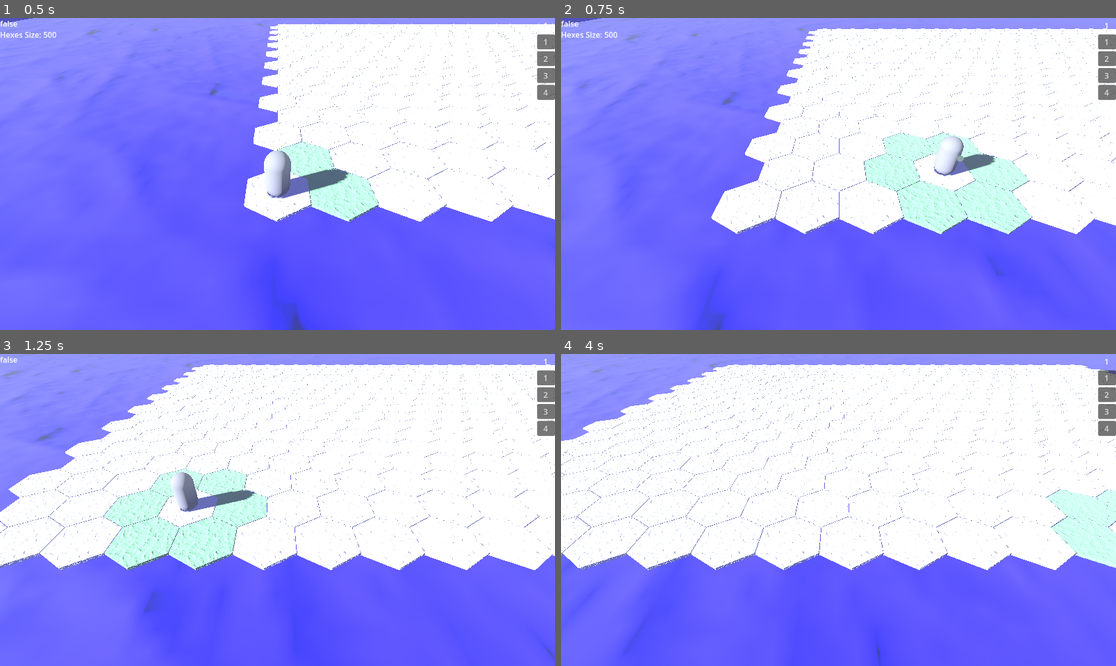
Above: before the commit, frames 1-4 (two rows, left to right).
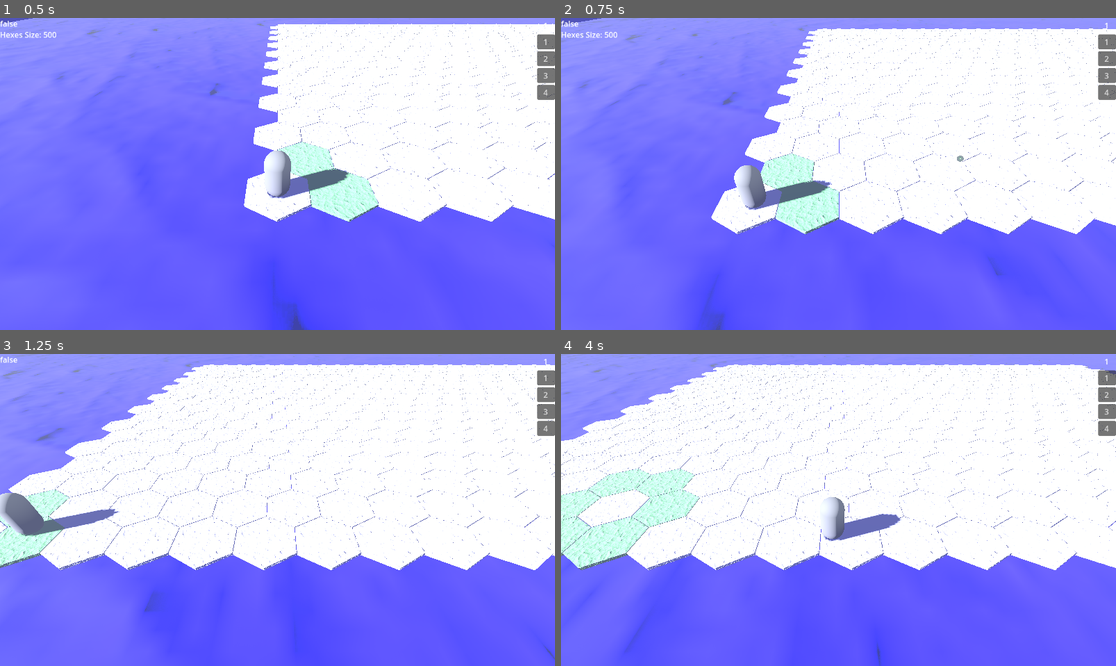
Above: after the commit, the same moments.

Repository: hwesta2001/godot_00
Game: Godot game, scene res://scenes/scn_00.tscn
Two runs of this game, one before a commit and one after it. Both use one fixed random seed, a clock stepped at 60 frames per second and the inputs below.
Inputs (mouse positions are in pixels of both pictures, inside the frame that each line leads up to):
- Up to frame 1 (0.5 s): no input
- Up to frame 2 (0.75 s): move the mouse to (960, 158) at 0.52 s; hold D (right) from 0.53 s (still down); tap Mouse wheel down (cam_down) at 0.6 s; click (960, 158) at 0.67 s
- Up to frame 3 (1.25 s): keep holding D (right)
- Up to frame 4 (4 s): move the mouse to (727, 525) at 1.27 s; release D (right) at 1.28 s; hold S (down) 1.28-2.03 s; tap Mouse wheel up (cam_up) at 1.35, 2.85 s; click (727, 525) at 1.42 s; move the mouse to (894, 441) at 2.02 s; hold D (right) 2.03-2.78 s; tap Mouse wheel down (cam_down) at 2.1, 3.6 s; click (894, 441) at 2.17 s; move the mouse to (810, 572) at 2.77 s; hold W (up) 2.78-3.53 s; click (810, 572) at 2.92 s; move the mouse to (1005, 556) at 3.52 s; hold A (left) from 3.53 s (still down); click (1005, 556) at 3.67 s

Frame 1 is identical in both runs. In frame 2, 8.8% of the frame differs, in the area x 31-85%, y 36-70%; in frame 3, 8.3%; in frame 4, 7.1%.

Commit message:
d

Diff:
--- a/scenes/scn_00.tscn
+++ b/scenes/scn_00.tscn
@@ -6,16 +6,12 @@
 [ext_resource type="Script" path="res://scripts/LightControl.gd" id="2_6j17n"]
 [ext_resource type="PackedScene" uid="uid://c7n4kv3l6253" path="res://scenes/yer.tscn" id="3_tmyn2"]
 [ext_resource type="PackedScene" uid="uid://c2ijghjbwtjet" path="res://scenes/unit.tscn" id="4_mq623"]
-[ext_resource type="Script" path="res://scripts/UnitMover.gd" id="5_moqpe"]
 
 [node name="scn_00" type="Node3D"]
 
 [node name="NOTLAR****" type="Node" parent="."]
 script = ExtResource("1_fluir")
 Not = " Camera biiittti"
-
-[node name="hexes" type="Node" parent="."]
-script = ExtResource("1_yyi4o")
 
 [node name="DirectionalLight3D" type="DirectionalLight3D" parent="."]
 transform = Transform3D(0.364877, 0.432794, -0.824351, 0, 0.885394, 0.464842, 0.931056, -0.16961, 0.32306, 0, 13.8253, 0)
@@ -26,6 +22,9 @@
 [node name="Timer" type="Timer" parent="DirectionalLight3D"]
 wait_time = 0.208
 autostart = true
+
+[node name="hexes" type="Node" parent="."]
+script = ExtResource("1_yyi4o")
 
 [node name="camera_3d" parent="." instance=ExtResource("2_2gx40")]
 transform = Transform3D(1, 0, 0, 0, 0.76806, 0.640378, 0, -0.640378, 0.76806, 0, 4.617, 4.702)
@@ -38,8 +37,5 @@
 
 [node name="unit" parent="." instance=ExtResource("4_mq623")]
 
-[node name="UnitMover" type="Node" parent="."]
-script = ExtResource("5_moqpe")
-
 [connection signal="timeout" from="DirectionalLight3D/Timer" to="DirectionalLight3D" method="_on_timer_timeout"]
-[connection signal="ray_cam_mouse" from="camera_3d" to="UnitMover" method="_on_camera_3d_ray_cam_mouse"]
+[connection signal="ray_cam_mouse" from="camera_3d" to="unit" method="_on_camera_3d_ray_cam_mouse"]
--- a/scenes/unit.tscn
+++ b/scenes/unit.tscn
@@ -1,11 +1,11 @@
 [gd_scene load_steps=3 format=3 uid="uid://c2ijghjbwtjet"]
 
-[ext_resource type="Script" path="res://scripts/unit.gd" id="1_7tqgj"]
+[ext_resource type="Script" path="res://scripts/Unit.gd" id="1_6q7et"]
 
 [sub_resource type="CapsuleMesh" id="CapsuleMesh_m2nqx"]
 
 [node name="Node3D" type="Node3D"]
-script = ExtResource("1_7tqgj")
+script = ExtResource("1_6q7et")
 
 [node name="MeshInstance3D" type="MeshInstance3D" parent="."]
 transform = Transform3D(0.675, 0, 0, 0, 0.675, 0, 0, 0, 0.675, 0, 0.684787, 0)
--- a/scripts/UnitMover.gd
+++ /dev/null
@@ -1,9 +0,0 @@
-extends Node
-
-@onready var unit = $"../unit"
-
-
-func _on_camera_3d_ray_cam_mouse(node):
-	var pos = node.position
-	unit.set_position(pos)
-	unit.RayCast()
--- a/scripts/unit.gd
+++ b/scripts/unit.gd
@@ -32,3 +32,9 @@
 func greenHexes():
 	for i in nearestHexes:
 		i.changeColor(Color.LIGHT_GREEN)
+
+func _on_camera_3d_ray_cam_mouse(node):
+	var pos = node.position
+	var tween = get_tree().create_tween()
+	tween.tween_property($".","position",pos,2).finished.emit()
+	tween.tween_callback(RayCast)
Not shown: 1 places in scenes/scn_00.tscn that only renumber resources
